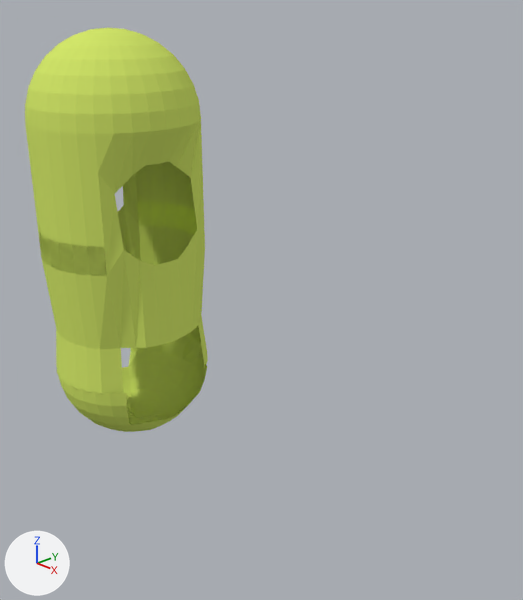
The Blender file Mother.blend as it was, and as the next commit left it.
Camera for both pictures: a camera (50 mm lens) standing at (0.8, 0.03, 1.59) and looking at (-1.04, 1.78, 0.55). Arrows for +X, +Y and +Z are at lower left; the lights stay in place.
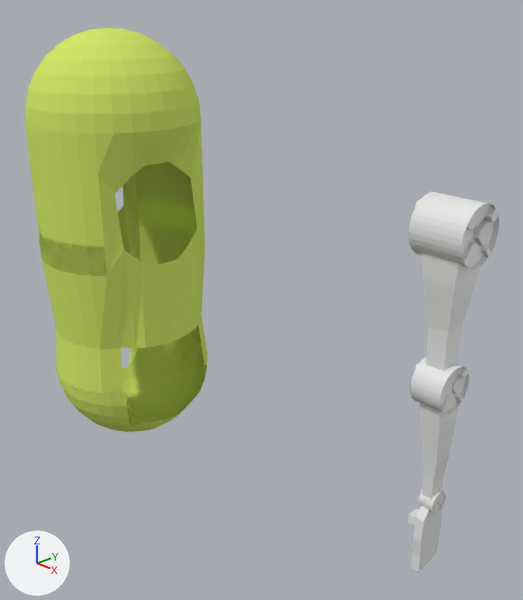
Pixel boxes [x1, y1, x2, y2] of what changed, in the pictures (523 x 600 px):
'Circle', added
    after: [408, 191, 499, 269]
'Cube', added
    after: [421, 252, 480, 371]
'Circle.001', added
    after: [410, 357, 469, 513]
'Cube.001', added
    after: [419, 393, 457, 499]
'Cube.002', added
    after: [408, 505, 442, 572]

What changed in the scene script:
```text
Add me_circle:
    me_circle.from_pydata(...)  # 526 vertices, 510 faces, 6 loose edges; spans x -0.99..1.05, y -1.91..0.08, z -1.03..1.0
Add me_circle_001:
    me_circle_001.from_pydata(...)  # 542 vertices, 440 faces, 12 loose edges; spans x -1.04..6.38, y -1.81..-0.24, z -1.07..1.04
Add me_cube:
    me_cube.from_pydata(...)  # 16 vertices, 12 faces; spans x -0.81..0.87, y -0.87..0.9, z -3.93..1.24
Add me_cube_001:
    me_cube_001.from_pydata(...)  # 20 vertices, 16 faces; spans x -0.48..0.49, y -0.82..0.57, z -3.84..1.24
Add me_cube_002:
    me_cube_002.from_pydata(...)  # 60 vertices, 55 faces; spans x -0.051..0.019, y -0.068..0.072, z -0.155..0.137
Add ob_circle:
    ob_circle = bpy.data.objects.new('Circle', me_circle)
    ob_circle.location = (-0.551, 2.1, 0.887)
    ob_circle.rotation_euler = (-3.142, 1.525, 4.717)  # degrees (-180, 87, 270)
    ob_circle.scale = (0.109, 0.109, 0.109)
Add ob_circle_001:
    ob_circle_001 = bpy.data.objects.new('Circle.001', me_circle_001)
    ob_circle_001.location = (-0.531, 2.1, 0.307)
    ob_circle_001.rotation_euler = (-3.142, 1.525, 4.717)  # degrees (-180, 87, 270)
    ob_circle_001.scale = (0.0875, 0.0875, 0.0875)
Add ob_cube:
    ob_cube = bpy.data.objects.new('Cube', me_cube)
    ob_cube.location = (-0.448, 2.101, 0.71)
    ob_cube.scale = (0.09, 0.09, 0.09)
Add ob_cube_001:
    ob_cube_001 = bpy.data.objects.new('Cube.001', me_cube_001)
    ob_cube_001.location = (-0.438, 2.118, 0.162)
    ob_cube_001.scale = (0.09, 0.09, 0.09)
Add ob_cube_002:
    ob_cube_002 = bpy.data.objects.new('Cube.002', me_cube_002)
    ob_cube_002.location = (-0.434, 2.111, -0.364)
```
